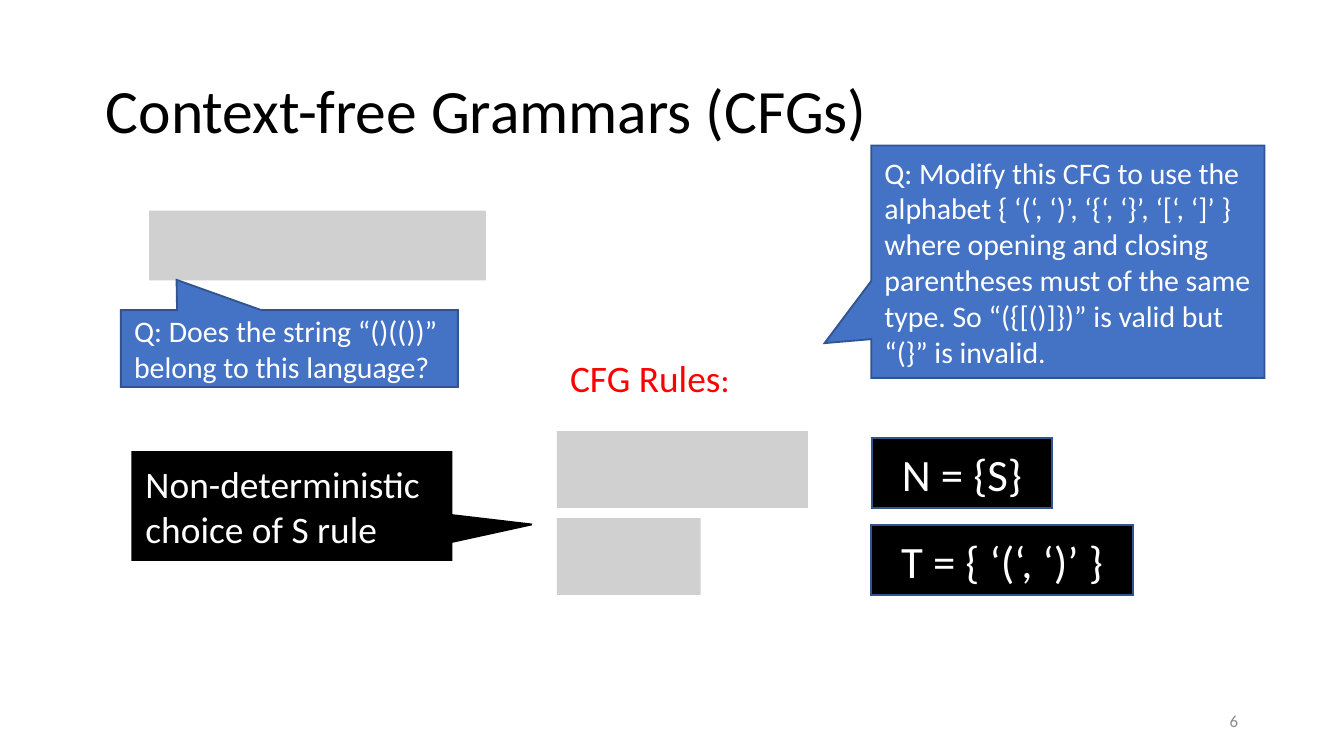
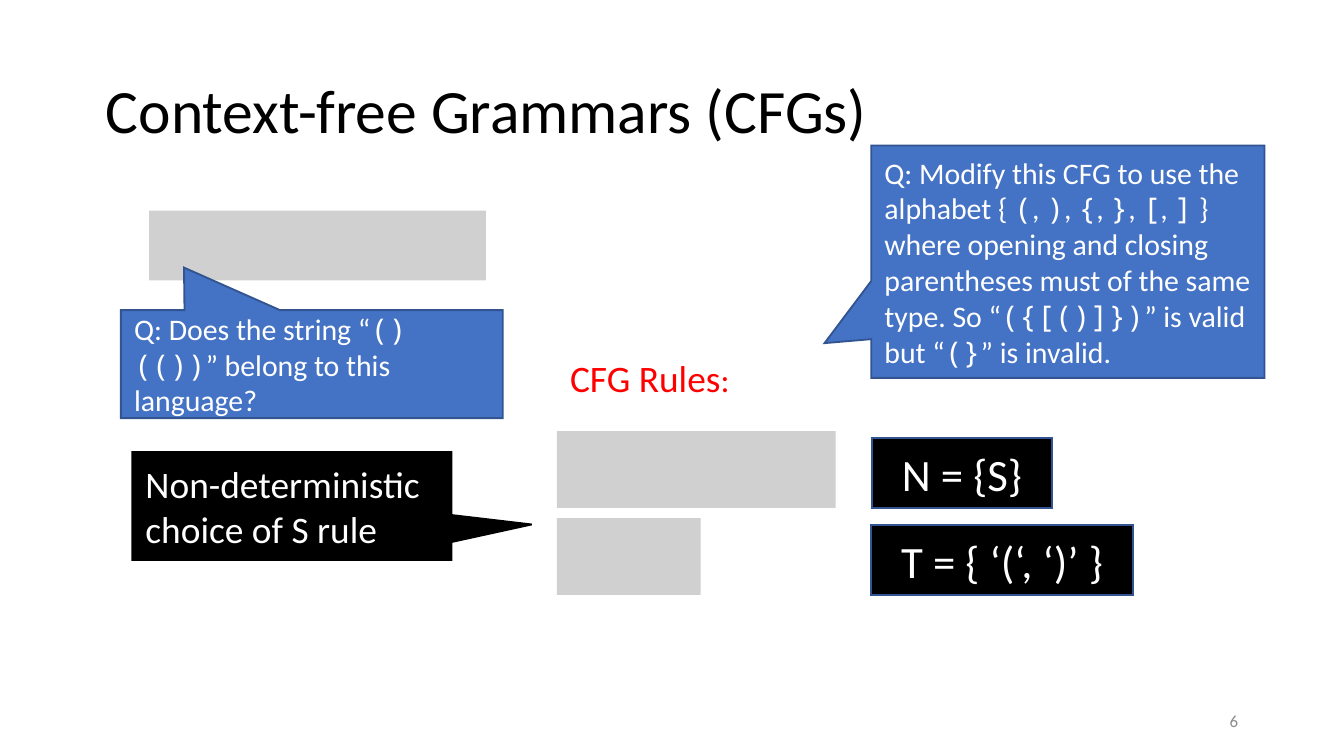
Before and after one commit to anoopsarkar/compilers-class, a slide deck: slide 6 of assets/ppt/cfg/cfg1-intro.pptx. Drawn at 1344x756 pixels with LibreOffice and Linux fonts; fonts in the diff are those of the drawing; grey boxes stand for pictures. Boxes give left, top, right and bottom in pixels: in the first picture for what was removed or moved away, otherwise in the second. Text is boxed around its words. In the diff, an @@ line names an element or a change of style, - is before the commit and + after.

Commit message:
upd cfg slides

```diff
--- a/assets/ppt/cfg/cfg1-intro.pptx
+++ b/assets/ppt/cfg/cfg1-intro.pptx
@@ text in speech box at [884, 163, 1251, 363]: text changed @@
-Q: Modify this CFG to use the alphabet { ‘(‘, ‘)’, ‘{‘, ‘}’, ‘[‘, ‘]’ } where opening and closing parentheses must of the same type. So “({[()]})” is valid but “(}” is invalid.
+Q: Modify this CFG to use the alphabet { (, ), {, }, [, ] } where opening and closing parentheses must of the same type. So “({[()]})” is valid but “(}” is invalid.
@@ speech box "Q: Does the string “()(())” ...": place and size @@
-speech box "Q: Does the string “()(())” ..." at [121, 310, 458, 387]
+speech box "Q: Does the string “()(())” ..." at [121, 310, 503, 418]
@@ speech box "Q: Does the string “()(())” ..." at [121, 310, 503, 418]: font Calibri to Noto Sans Mono in "“()(())”" @@
@@ picture: place and size @@
-picture at [556, 431, 808, 508]
+picture at [556, 431, 835, 508]
```
Also in this commit, not shown: 2 other slides changed, 2 other files.
